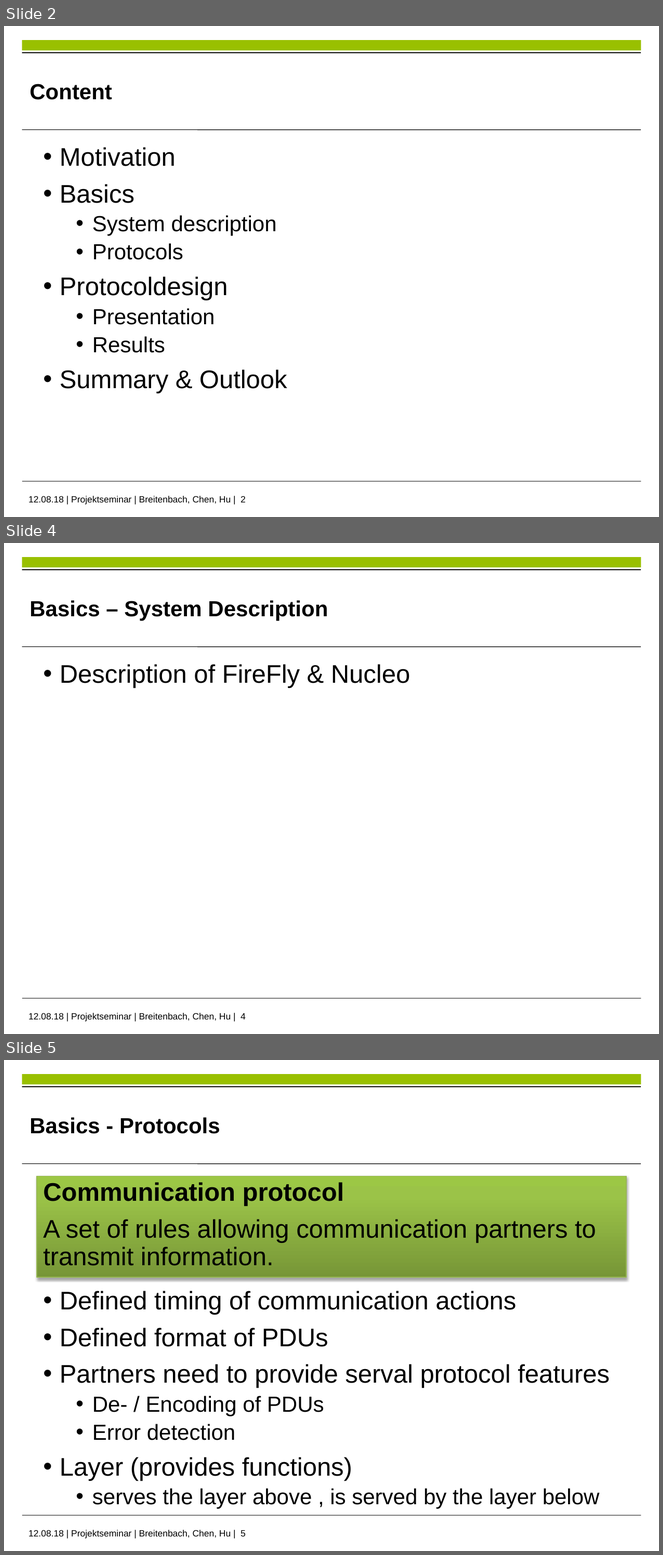
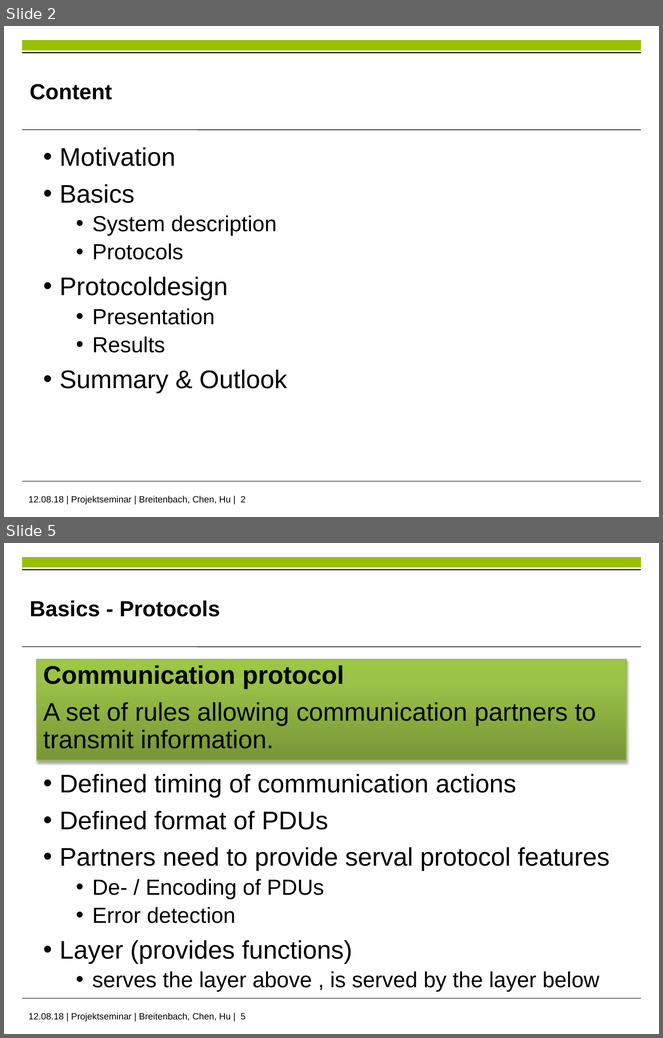
Before and after one commit to im-Kitsch/RMR_sensor_fusion, a slide deck: data/presentation/PS_presentation.pptx. Shown one above the other, each under a label of ours: slides 2, 4 and 5 before the commit, slides 2 and 5 after it; the slides between them are not shown. The pictures are 663x1555 and 663x1038 pixels, drawn with LibreOffice and Linux fonts; fonts in the diff are those of the drawing; background and template pictures are left out. Boxes give left, top, right and bottom in pixels: in the first picture for what was removed or moved away, otherwise in the second. Text is boxed around its words. In the diff, an @@ line names an element or a change of style, - is before the commit and + after.

```diff
--- a/data/presentation/PS_presentation.pptx
+++ b/data/presentation/PS_presentation.pptx
@@ slide 4 removed at [4, 543, 659, 1034], background #FFFFFF; not listed: 5 template elements that a slide beside it also shows @@
@@ text removed at [29, 600, 328, 621] @@
-Basics – System Description
@@ text removed at [60, 664, 410, 688] @@
-• Description of FireFly & Nucleo
```
Also in this commit, not shown: 1 slide changed, 8 slides added, 2 other slides removed.
